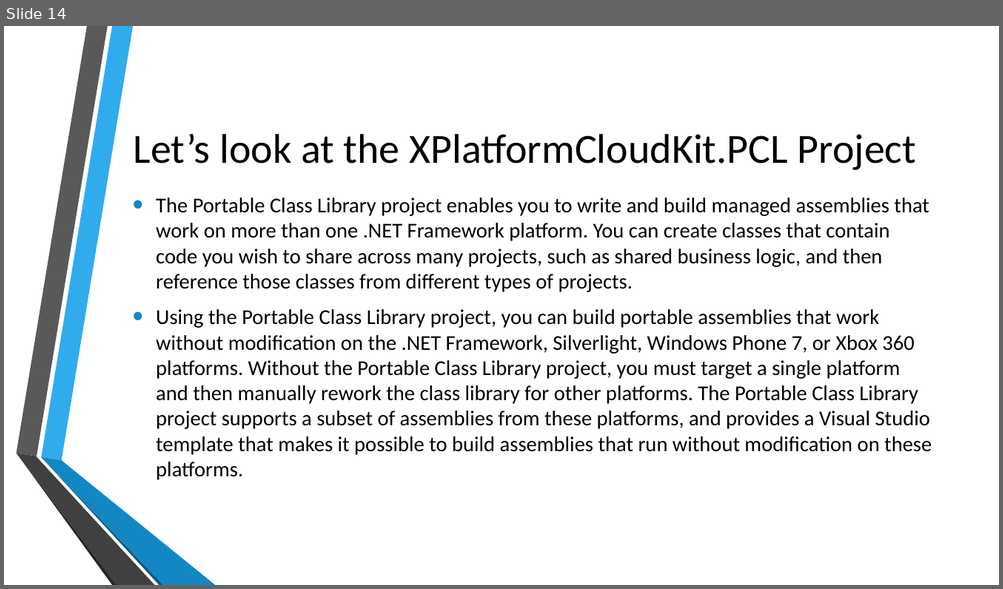
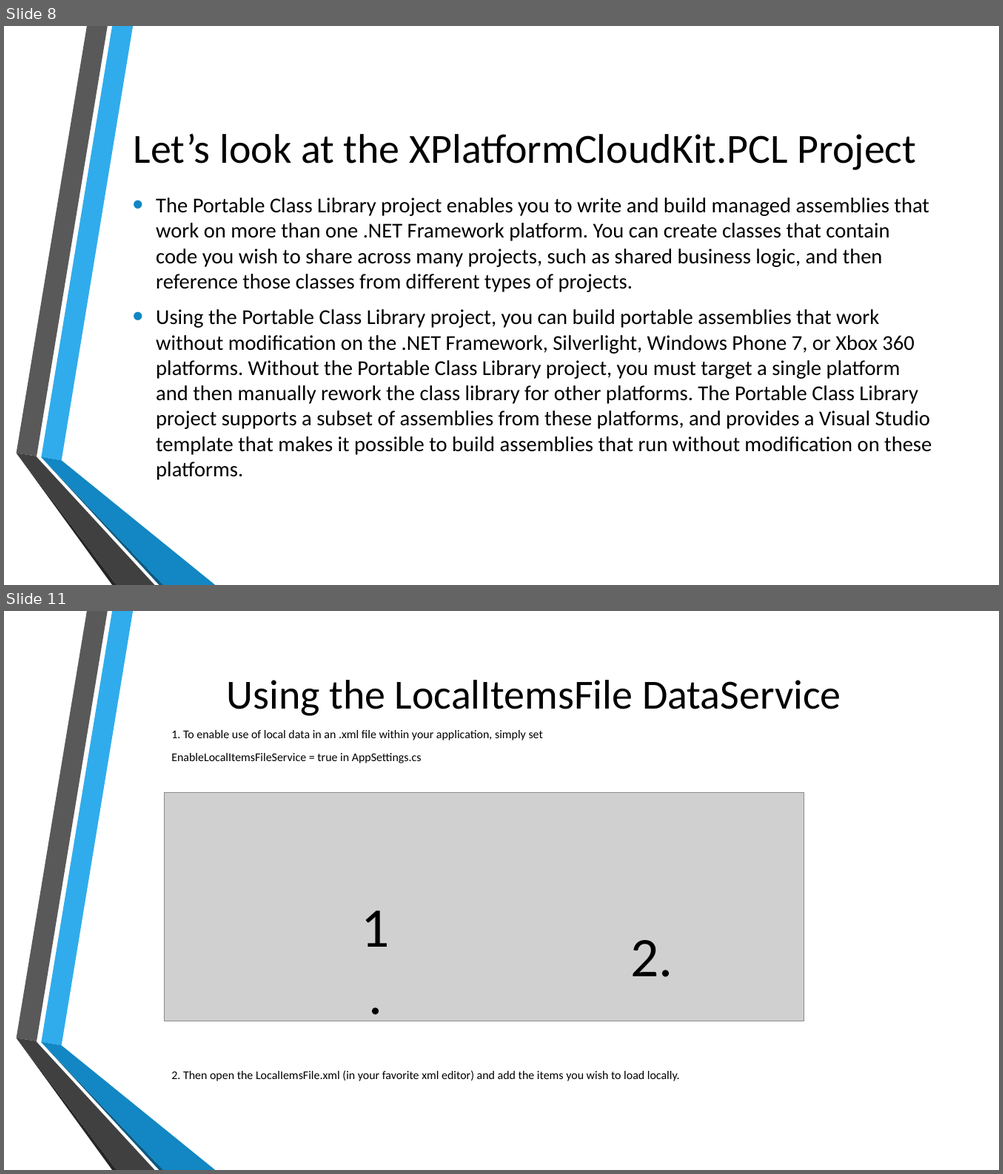
Before and after one commit to toolboc/XPlatformCloudKit, a slide deck: XPlatformCloudkit.pptx. Shown one above the other, each under a label of ours: slide 14 before the commit, slides 8 and 11 after it; the slides between them are not shown. The pictures are 1003x589 and 1003x1174 pixels, drawn with LibreOffice and Linux fonts; fonts in the diff are those of the drawing; grey boxes stand for pictures; background and template pictures are left out. Boxes give left, top, right and bottom in pixels: in the first picture for what was removed or moved away, otherwise in the second. Text is boxed around its words. In the diff, an @@ line names an element or a change of style, - is before the commit and + after.

```diff
--- a/XPlatformCloudkit.pptx
+++ b/XPlatformCloudkit.pptx
@@ slide 11 added at (x1=4, y1=611, x2=999, y2=1170), background picture (left out); not listed: 6 template elements that a slide beside it also shows @@
@@ title added at (x1=226, y1=680, x2=840, y2=716), 40 pt, text #000000 @@
+Using the LocalItemsFile DataService
@@ text added at (x1=171, y1=730, x2=680, y2=1082), 11.4 pt, text #000000 @@
+1. To enable use of local data in an .xml file within your application, simply set
+EnableLocalItemsFileService = true in AppSettings.cs
+2. Then open the LocalIemsFile.xml (in your favorite xml editor) and add the items you wish to load locally.
@@ picture added at (x1=165, y1=793, x2=805, y2=1022) @@
@@ text added at (x1=361, y1=911, x2=389, y2=947), 54 pt, text #000000 @@
+1.
@@ text added at (x1=630, y1=940, x2=672, y2=977), 54 pt, text #000000 @@
+2.
@@ what was slide 14 is now slide 8 @@
```
Also in this commit, not shown: 11 slides changed, 1 other slide added.
